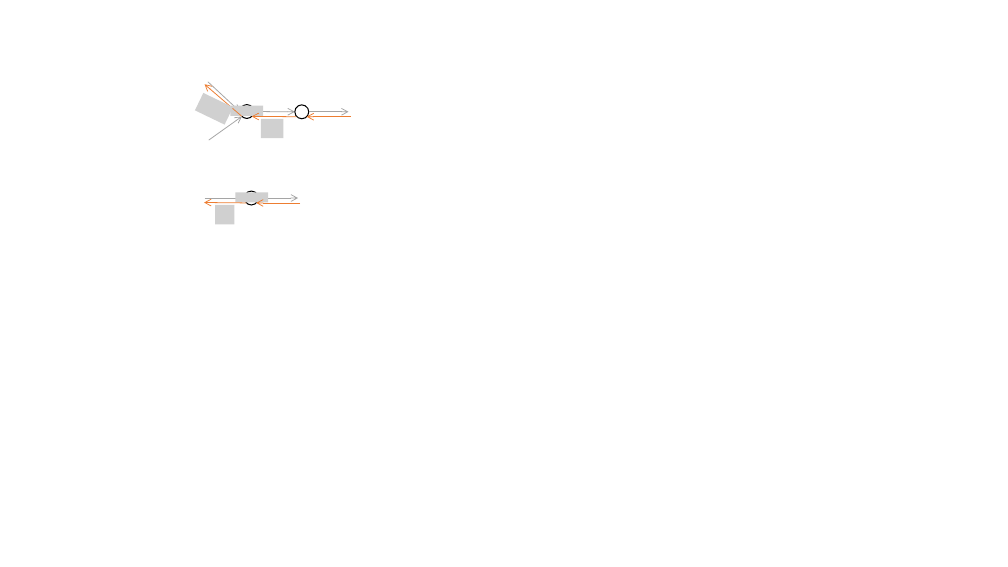
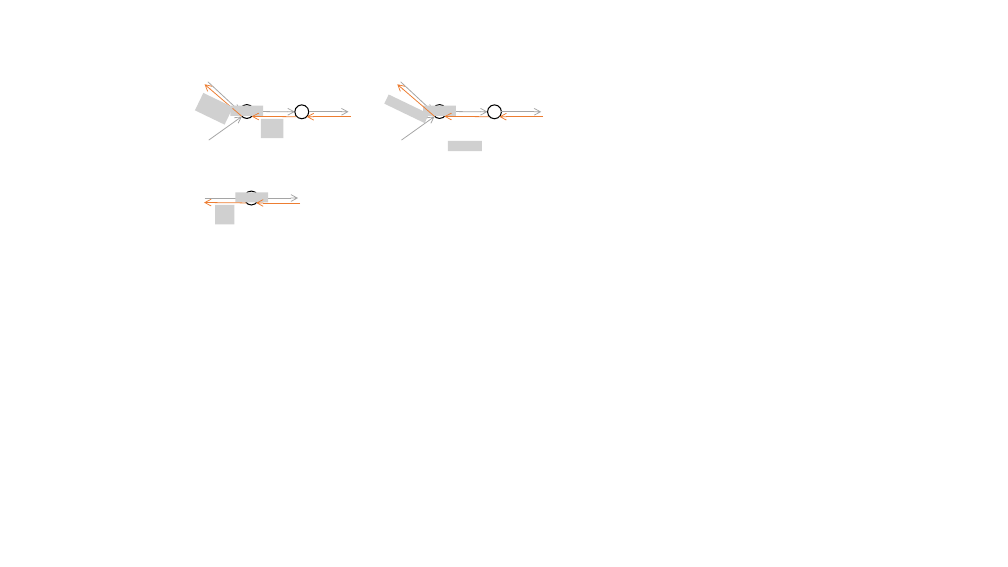
Before and after one commit to DrDavidS/basic_Machine_Learning, a slide deck: slide 9 of back_up_images/矢量图片.pptx. Drawn at 1008x567 pixels with LibreOffice and Linux fonts; fonts in the diff are those of the drawing; grey boxes stand for pictures; background and template pictures are left out. Boxes give left, top, right and bottom in pixels: in the first picture for what was removed or moved away, otherwise in the second. Text is boxed around its words. In the diff, an @@ line names an element or a change of style, - is before the commit and + after.

```diff
--- a/back_up_images/矢量图片.pptx
+++ b/back_up_images/矢量图片.pptx
@@ arrow added from (435, 116) to (397, 84), #ED7D31 0.75 pt @@
@@ arrow added from (401, 82) to (433, 112), #A5A5A5 0.75 pt @@
@@ picture added at (x1=384, y1=94, x2=429, y2=123) @@
@@ arrow added from (402, 140) to (435, 116), #A5A5A5 0.75 pt @@
@@ picture added at (x1=423, y1=106, x2=456, y2=116) @@
@@ ellipse added at (x1=433, y1=104, x2=446, y2=118), fill #FFFFFF, outline #000000 1 pt @@
@@ arrow added from (490, 116) to (445, 116), #ED7D31 0.75 pt @@
@@ arrow added from (447, 112) to (488, 112), #A5A5A5 0.75 pt @@
@@ ellipse added at (x1=488, y1=105, x2=501, y2=119), fill #FFFFFF, outline #000000 1 pt @@
@@ arrow added from (544, 116) to (500, 116), #ED7D31 0.75 pt @@
@@ arrow added from (501, 112) to (541, 112), #A5A5A5 0.75 pt @@
@@ picture added at (x1=448, y1=141, x2=482, y2=150) @@
```
Also in this commit, not shown: 2 slides added, 1 slide removed.
